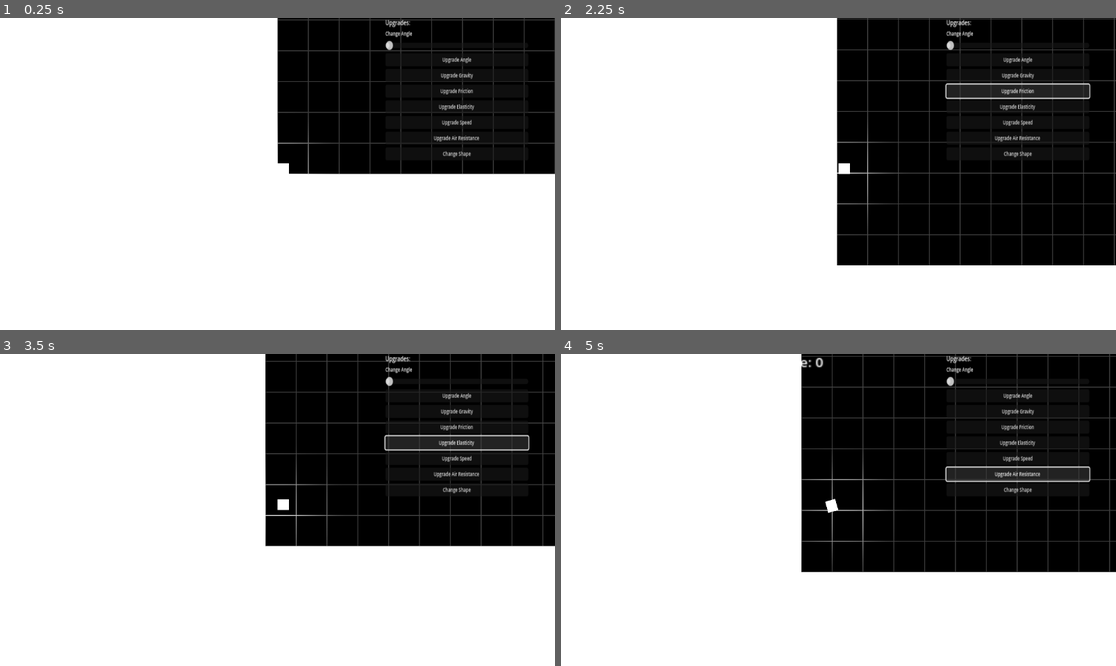
Above: before the commit, frames 1-4 (two rows, left to right).
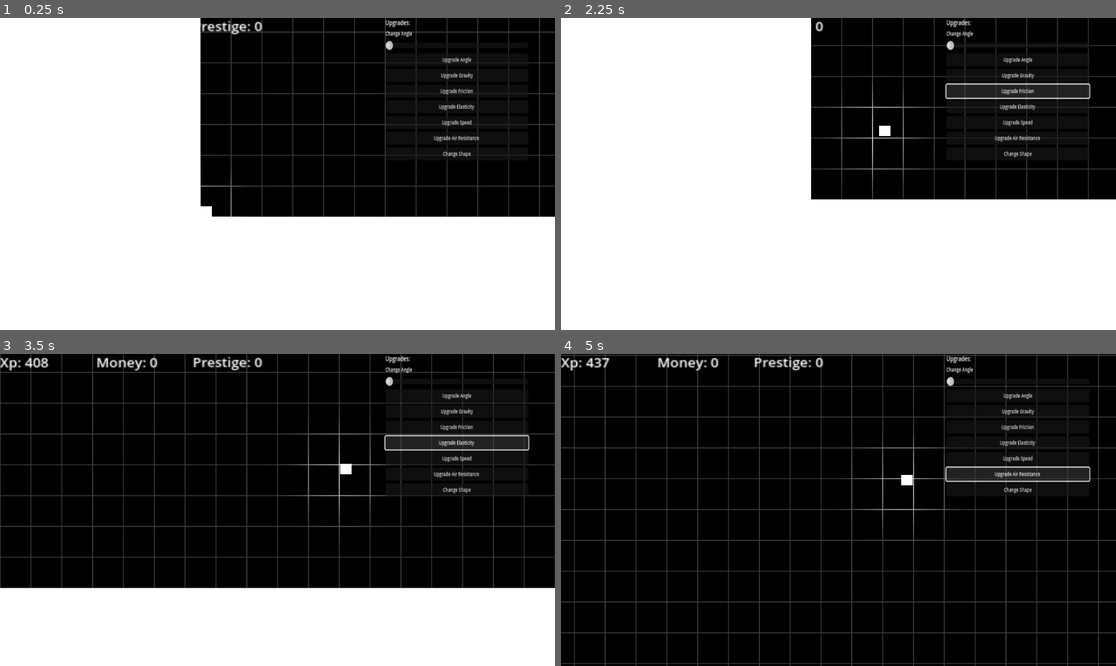
Above: after the commit, the same moments.

Repository: Lueegee1/Skr-t-Kast-Spil
Game: Godot game, scene res://main/root.tscn
Two runs of this game, one before a commit and one after it. Both use one fixed random seed, a clock stepped at 60 frames per second and the inputs below.
Inputs:
- Up to frame 1 (0.25 s): no input
- Up to frame 2 (2.25 s): click "Upgrade Angle" at 0.5 s; click "Upgrade Gravity" at 1.25 s; click "Upgrade Friction" at 2 s
- Up to frame 3 (3.5 s): click "Upgrade Elasticity" at 2.75 s
- Up to frame 4 (5 s): click "Upgrade Speed" at 3.5 s; click "Upgrade Air Resistance" at 4.25 s

The runs differ from the first frame. In frame 1, 18% of the frame differs, in the area x 36-100%, y 0-64%; in frame 2, 16%; in frame 3, 46%; in frame 4, 65%, in the area x 0-100%, y 0-100%.

Commit message:
cool ahh camera

Diff:
--- a/main/BallMechanics.gd
+++ b/main/BallMechanics.gd
@@ -8,7 +8,7 @@
 
 # exported variables
 @export var launch_speed: float = 1000.0               # speed that the RigidBody2D is launched with
-@export var launch_angle: float = 89.0                 # angle of launch of the RigidBody2D
+@export var launch_angle: float = 45.0                 # angle of launch of the RigidBody2D
 @export var stop_threshold := 5.0                      # velocity threshold rquired for the RigidBody2D to be considered stopped
 @export var stop_delay := 1.5                          # seconds it must stay still to count as stopped
 @export var time_between_launch = 0.5                  # the time between launch command being given and the RigidBody2D actually being launched
--- a/main/Ui_And_Mainscript.gd
+++ b/main/Ui_And_Mainscript.gd
@@ -23,8 +23,13 @@
 var shape_price = 5
 var gravity_price = 5
 
-func _process(_delta: float):# update position and money, xp and prestige
-	Camera.global_position = RigidBody.global_position #updates camera position
+# Camera movement variables
+var camera_follow_strength := 5.0   # higher = faster follow, lower = more lag
+var camera_drag_factor := 0.002     # how much velocity affects the camera offset
+var camera_offset := Vector2.ZERO   # temporary offset for drag effect when bofy is moving
+
+func _process(delta: float):# update position and money, xp and prestige
+	update_camera(delta)
 	XpLabel.text = "Xp: " + str(Global.exp)
 	MoneyLabel.text = "Money: " + str(Global.money)
 	PrestigeLabel.text = "Prestige: " + str(Global.prestige)
@@ -85,3 +90,9 @@
 
 func _on_shape_changed() -> void:
 	pass # Replace with function body.
+
+func update_camera(delta: float) -> void:
+	var ball = Global.Ball
+	var target_pos: Vector2 = ball.global_position
+	var desired_camera_pos = target_pos + camera_offset
+	Camera.global_position = Camera.global_position.lerp(desired_camera_pos, delta * camera_follow_strength)
Not shown, added: main/main.tscn557306798.tmp
Not shown, added: main/main.tscn562654048.tmp
